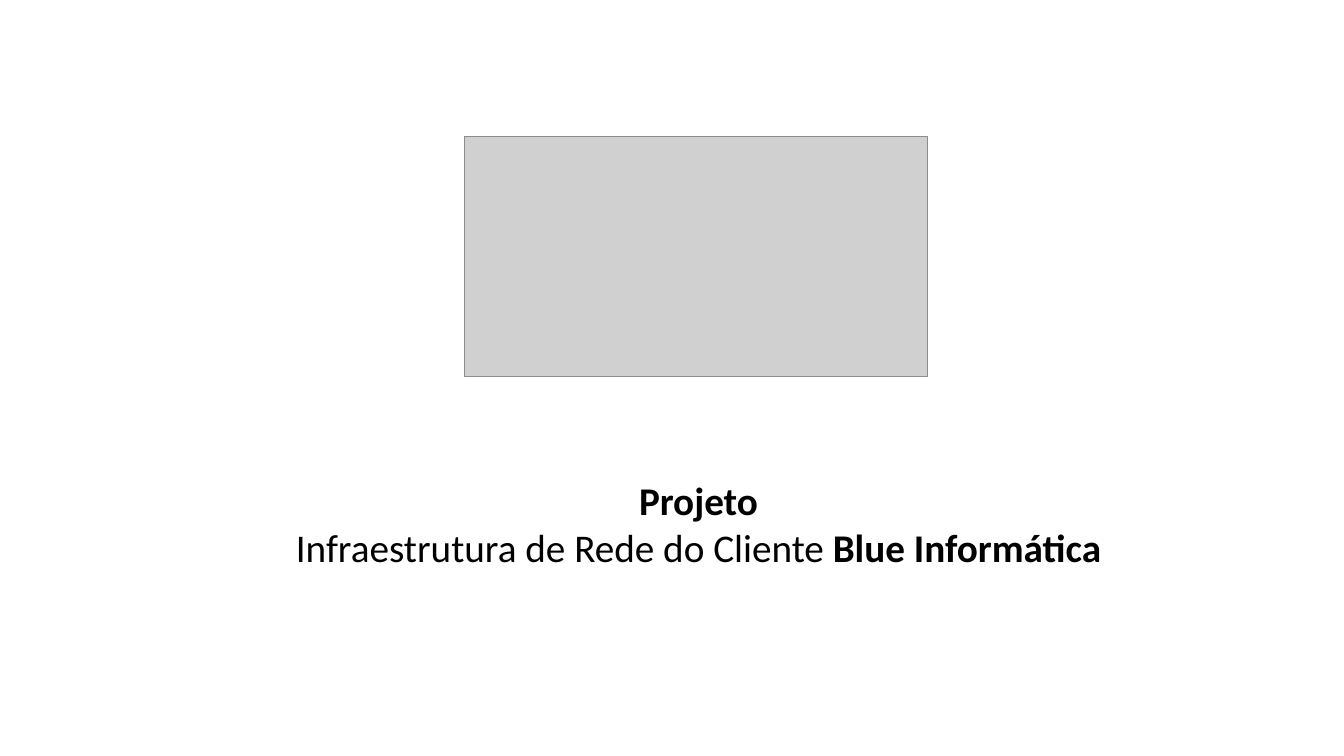
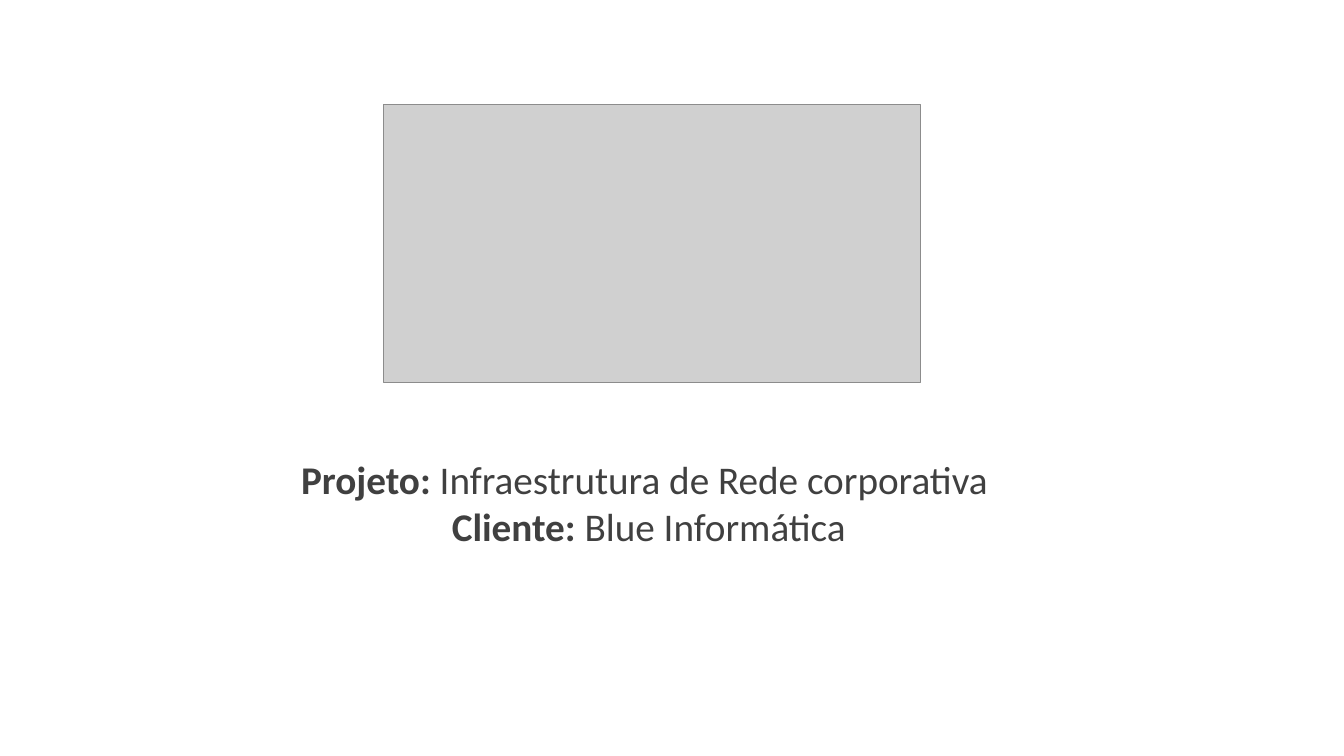
Before and after one commit to YuriSeugirdor/PIM4-GRUPO-C2, a slide deck: slide 2 of DOCUMENTACOES/SLIDE-PIM4.pptx. Drawn at 1344x756 pixels with LibreOffice and Linux fonts; fonts in the diff are those of the drawing; grey boxes stand for pictures. Boxes give left, top, right and bottom in pixels: in the first picture for what was removed or moved away, otherwise in the second. Text is boxed around its words. In the diff, an @@ line names an element or a change of style, - is before the commit and + after.

```diff
--- a/DOCUMENTACOES/SLIDE-PIM4.pptx
+++ b/DOCUMENTACOES/SLIDE-PIM4.pptx
@@ picture resized from (x1=465, y1=137, x2=928, y2=377) to (x1=384, y1=105, x2=921, y2=383) @@
@@ text at (x1=301, y1=466, x2=988, y2=542): text changed; text colour #000000 to #404040 @@
-Projeto
-Infraestrutura de Rede do Cliente Blue Informática
+Projeto: Infraestrutura de Rede corporativa
+Cliente: Blue Informática
```
Also in this commit, not shown: 1 other slide changed, 11 slides added, 19 other files.
